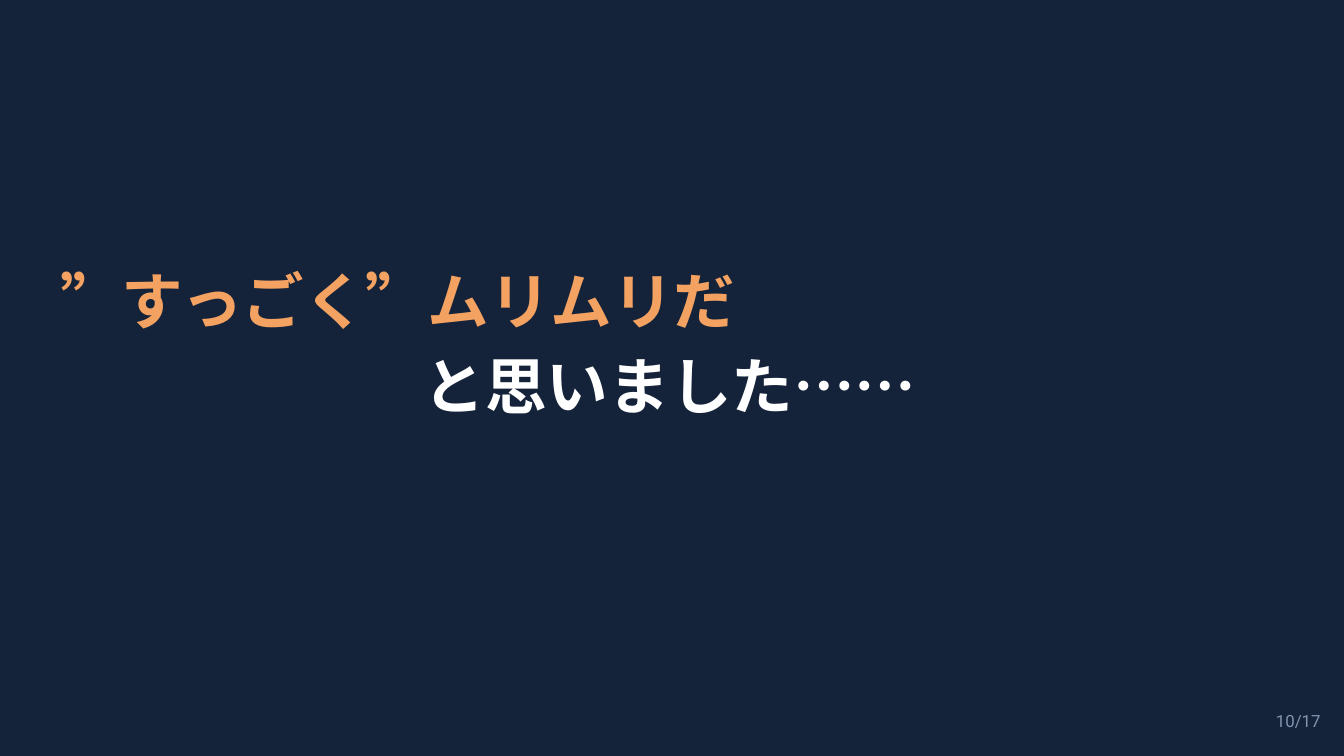
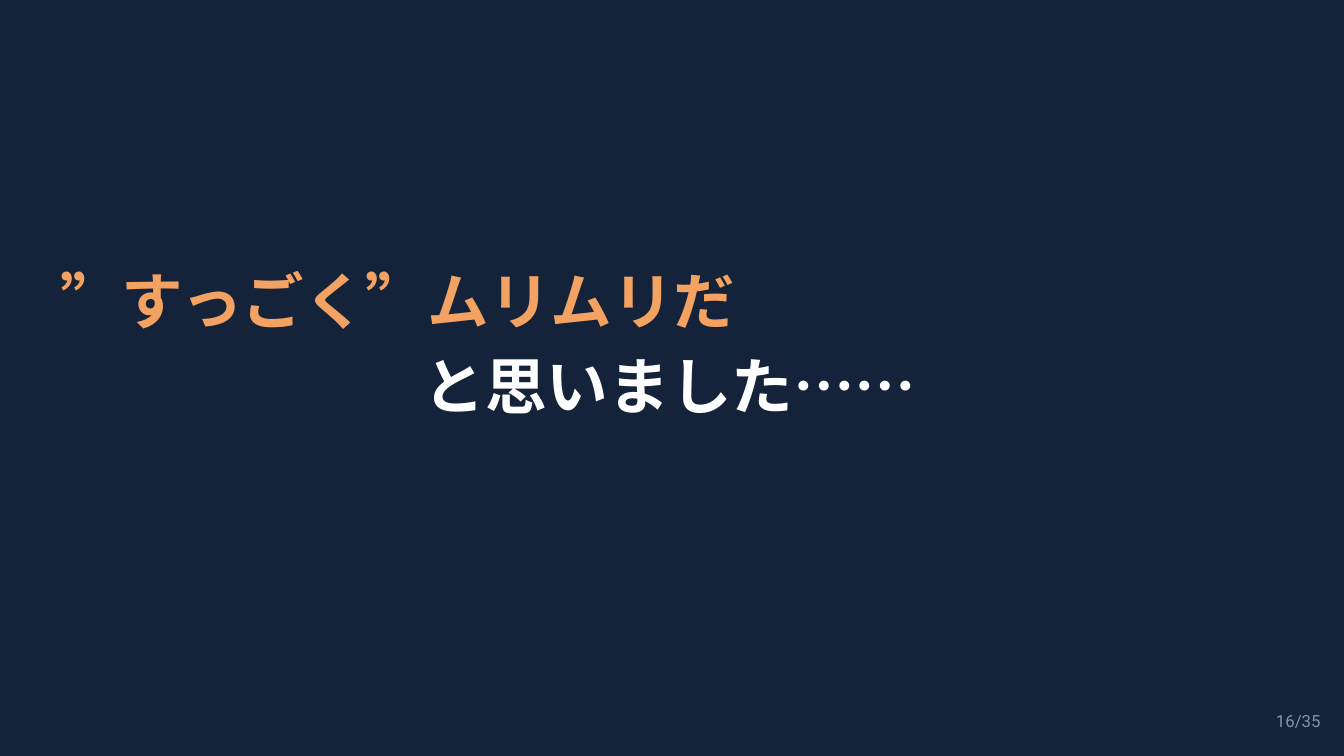
Before and after one commit to syukugennmathto/claude-daily-routines, a slide deck: slide 16 of build/career_talk_setagaya.pptx (slide 10 before the commit). Drawn at 1344x756 pixels with LibreOffice and Linux fonts; fonts in the diff are those of the drawing. Boxes give left, top, right and bottom in pixels: in the first picture for what was removed or moved away, otherwise in the second. Text is boxed around its words. In the diff, an @@ line names an element or a change of style, - is before the commit and + after.

```diff
--- a/build/career_talk_setagaya.pptx
+++ b/build/career_talk_setagaya.pptx
@@ text at box(1276, 715, 1321, 728): text changed @@
-10/17
+16/35
```
Also in this commit, not shown: 16 other slides changed, 18 slides added, 3 other files.
